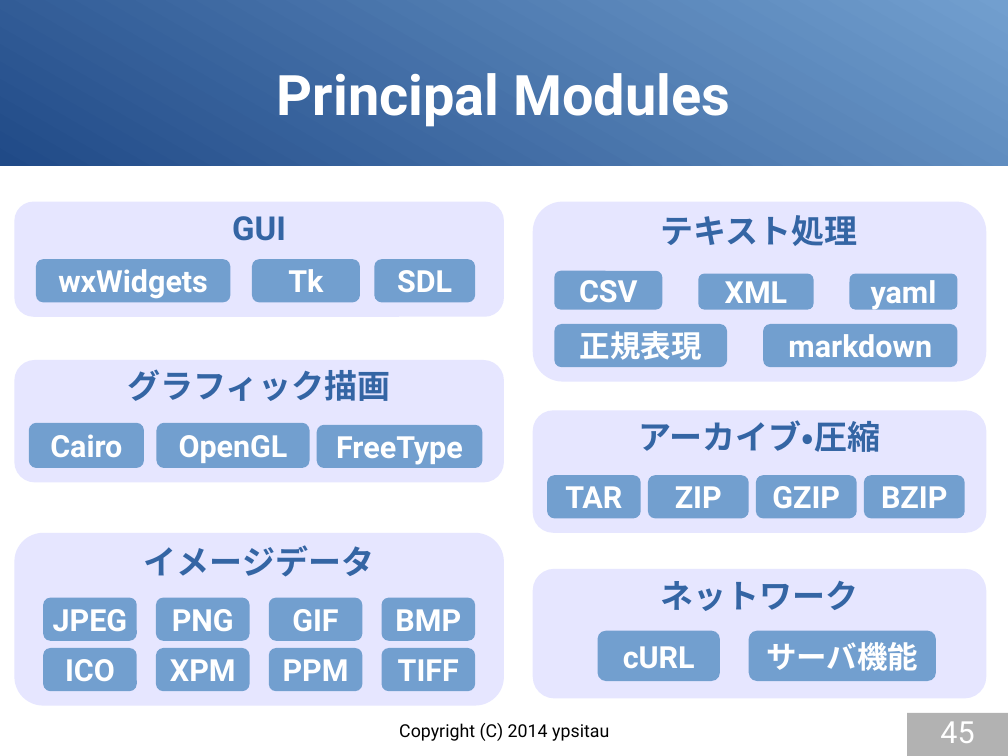
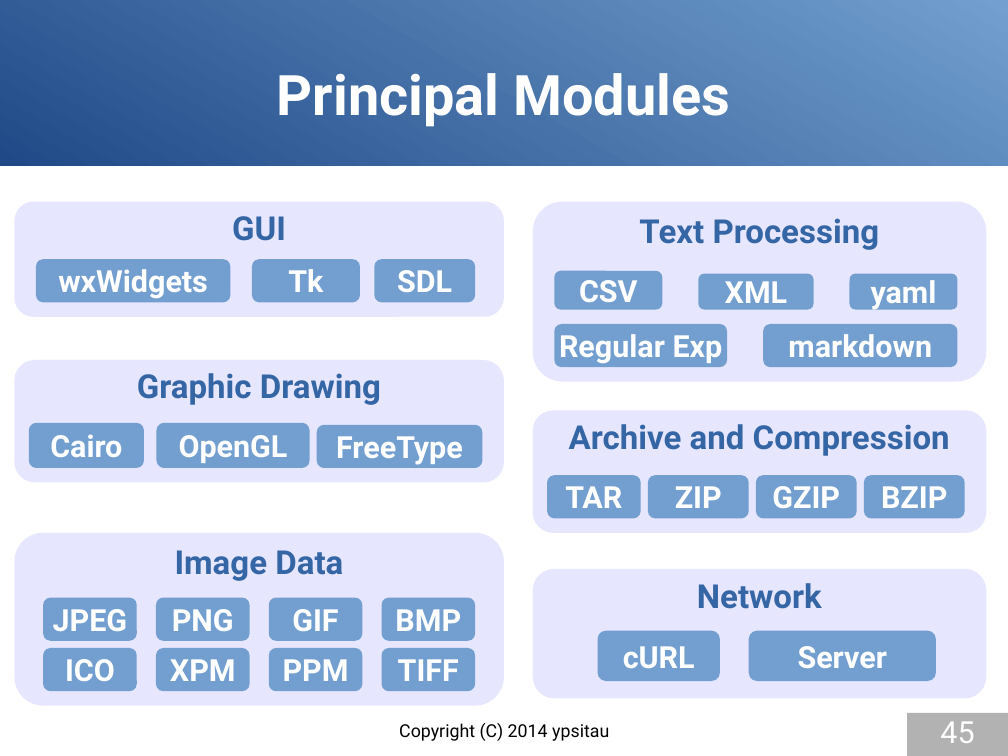
Before and after one commit to gura-lang/gura-doc, a slide deck: slide 45 of presentation/gura-introduction-e.odp. Drawn at 1008x756 pixels with LibreOffice and Linux fonts; fonts in the diff are those of the drawing. Boxes give left, top, right and bottom in pixels: in the first picture for what was removed or moved away, otherwise in the second. Text is boxed around its words. In the diff, an @@ line names an element or a change of style, - is before the commit and + after.

```diff
--- a/presentation/gura-introduction-e.odp
+++ b/presentation/gura-introduction-e.odp
@@ text in rounded rectangle at <box>639,218,880,250</box>: text changed @@
-テキスト処理
+Text Processing
@@ text in rounded rectangle at <box>559,334,723,364</box>: text changed @@
-正規表現
+Regular Exp
@@ text in rounded rectangle at <box>137,373,381,405</box>: text changed @@
-グラフィック描画
+Graphic Drawing
@@ text in rounded rectangle at <box>569,424,950,456</box>: text changed @@
-アーカイブ・圧縮
+Archive and Compression
@@ text in rounded rectangle at <box>175,550,343,581</box>: text changed @@
-イメージデータ
+Image Data
@@ text in rounded rectangle at <box>697,583,822,609</box>: text changed @@
-ネットワーク
+Network
@@ text in rounded rectangle at <box>798,646,887,668</box>: text changed @@
-サーバ機能
+Server
```
Also in this commit, not shown: 12 other slides changed, 5 slides added, 5 slides removed.
